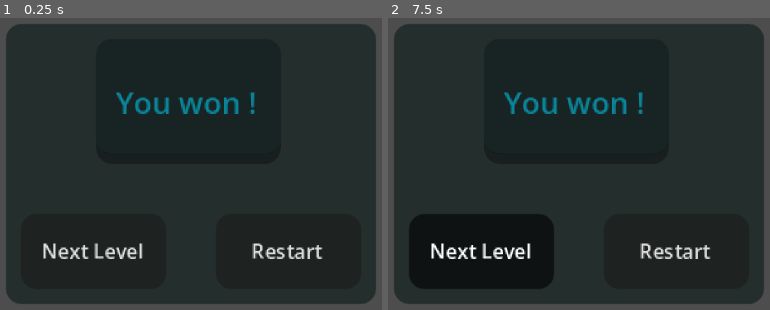
Above: before the commit, frames 1-2 (left to right).
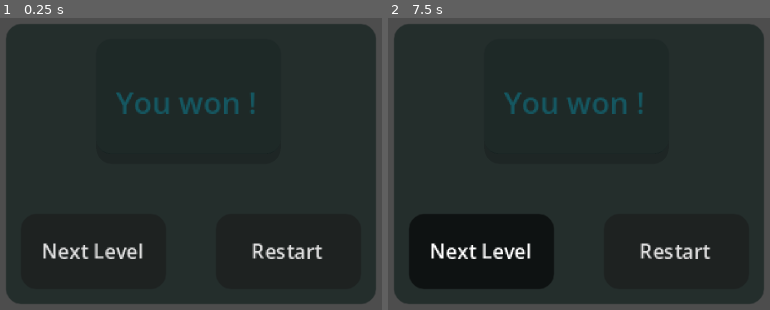
Above: after the commit, the same moments.

Repository: AurelinkZ/color-blocks
Game: Godot game, scene res://Scenes/win_ui.tscn
Same seed, same stepped clock (60 frames per second), same inputs: the game is played once before the commit and once after it. This scene is started directly instead of the project's main scene.
Inputs (mouse positions are in pixels of both pictures, inside the frame that each line leads up to):
- Up to frame 1 (0.25 s): no input
- Up to frame 2 (7.5 s): click "Restart" at 0.5 s; click "Restart" at 1.25 s; click "Restart" at 2 s; click "Next Level" at 2.75 s; click "Next Level" at 3.5 s; click "Next Level" at 4.25 s; tap Enter at 5, 6.5 s; move the mouse to (754, 134) at 5.02 s; click (754, 134) at 5.17 s; tap Space at 5.75, 7.25 s; move the mouse to (418, 193) at 5.77 s; click (418, 193) at 5.92 s; move the mouse to (659, 32) at 6.52 s; click (659, 32) at 6.67 s; move the mouse to (540, 283) at 7.27 s; click (540, 283) at 7.42 s

The runs differ from the first frame. In frame 1, 0.8% of the frame differs, in the area x 30-67%, y 25-33%; in frame 2, 0.8%.

Commit message:
load levels function done
Function in game to load all levels saved in "Levels" folder

Diff:
--- /dev/null
+++ b/Levels/level_02.tres
@@ -0,0 +1,11 @@
+[gd_resource type="Resource" script_class="LevelData" format=3 uid="uid://b154vdve0xkqi"]
+
+[ext_resource type="Script" uid="uid://cowxies0ghfnm" path="res://Scripts/level_data.gd" id="1_scy1s"]
+
+[resource]
+script = ExtResource("1_scy1s")
+grid_height = 5
+grid_width = 5
+difficulty = "medium"
+win_color = Color(0, 0, 1, 1)
+metadata/_custom_type_script = "uid://cowxies0ghfnm"
--- a/Scenes/win_ui.tscn
+++ b/Scenes/win_ui.tscn
@@ -43,9 +43,18 @@
 offset_right = 18.0
 offset_bottom = 60.0
 grow_horizontal = 2
+mouse_filter = 2
+mouse_default_cursor_shape = 0
 theme = SubResource("Theme_6khx1")
 theme_override_font_sizes/font_size = 6
 text = "You won !"
+editable = false
+context_menu_enabled = false
+shortcut_keys_enabled = false
+selecting_enabled = false
+deselect_on_focus_loss_enabled = false
+drag_and_drop_selection_enabled = false
+middle_mouse_paste_enabled = false
 
 [node name="NextLevel" type="Button" parent="Panel" unique_id=571295616]
 layout_mode = 1
--- a/Scripts/game.gd
+++ b/Scripts/game.gd
@@ -8,12 +8,14 @@
 
 var selected_color: Color
 var cells_to_animate: Array = []
+var levels: Array
 
 func _ready() -> void:
+	_load_levels()
 	var level = load("res://Levels/level_01.tres") as LevelData
-	start_new_level(level)
+	_start_new_level(level)
 
-func start_new_level(level: LevelData) -> void:
+func _start_new_level(level: LevelData) -> void:
 	grid_manager.setup(level)
 	grid_view.build_grid(grid_manager.grid, level.grid_width, level.grid_height)
 	color_selector.build_buttons(grid_manager.current_pallette)
@@ -40,3 +42,13 @@
 	print("go to next level!")
 	if $UI/WinUI != null:
 		$UI/WinUI.queue_free()
+
+func _load_levels() -> void:
+	var dir_levels = DirAccess.open("res://Levels/")
+	dir_levels.list_dir_begin()
+	var filenames = dir_levels.get_files()
+	for filename in filenames:
+		levels.append(load("res://Levels/" + filename))
+	dir_levels.list_dir_end()
+	for level in levels:
+		print(level)
